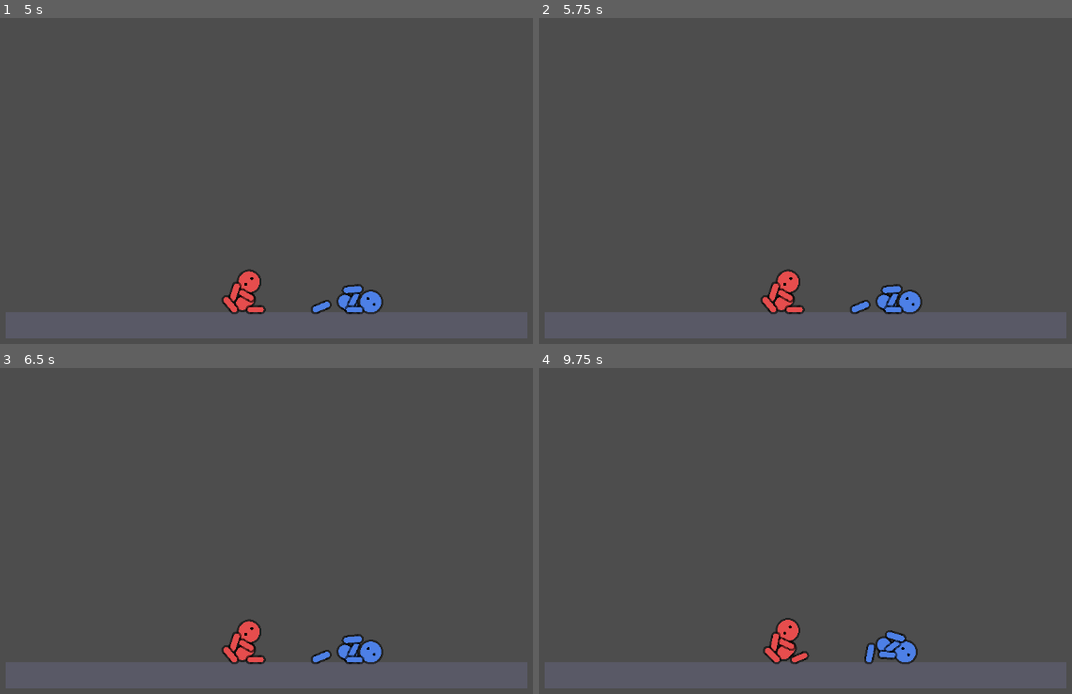
Above: before the commit, frames 1-4 (two rows, left to right).
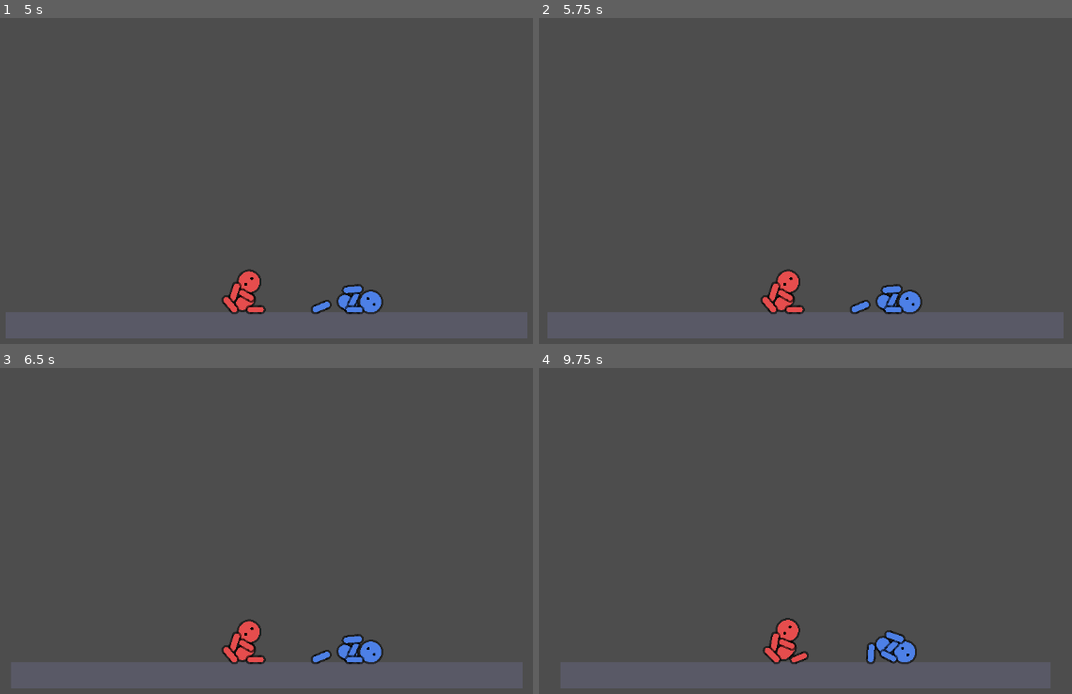
Above: after the commit, the same moments.

Repository: insukimee/-
Game: Godot game, scene res://scenes/Main.tscn
Two runs of this game, one before a commit and one after it. Both use one fixed random seed, a clock stepped at 60 frames per second and the inputs below.
Inputs:
- Up to frame 1 (5 s): tap Enter at 4.25 s
- Up to frame 2 (5.75 s): no input
- Up to frame 3 (6.5 s): no input
- Up to frame 4 (9.75 s): tap Space at 6.5, 8 s; tap Enter at 7.25, 9.5 s

Frame 1 is identical in both runs. In frame 2, less than 0.1% of the frame differs, in the area x 1-99%, y 77-99%; in frame 3, 0.1%; in frame 4, 0.7%.

Commit message:
Add narrowing-floor stage gimmick (M3, GDD 5-1)
Stage.gd now shrinks the floor's RectangleShape2D/ColorRect width
over time after an initial delay, down to a configurable minimum,
matching the GDD's top-priority stage gimmick.

Diff:
--- a/scripts/Stage.gd
+++ b/scripts/Stage.gd
@@ -1,15 +1,36 @@
 extends Node2D
 class_name Stage
 
-## 기본 스테이지: 바닥 + 낙사존
+## 기본 스테이지: 좁아지는 발판 + 낙사존
 ## 추후 컨베이어 벨트, 회전 장애물 등 기믹은 이 스크립트에 노드 추가로 확장
 
 @export var floor_width: float = 800.0
 @export var floor_height: float = 40.0
 
+## 좁아지는 발판 기믹 (GDD 5번 1순위)
+@export var narrowing_enabled: bool = true
+@export var narrow_delay: float = 5.0  # 좁아지기 시작까지 대기 시간(초)
+@export var narrow_speed: float = 10.0  # 초당 줄어드는 폭(px)
+@export var narrow_min_width: float = 160.0  # 최소 폭
+
+var _floor_shape: RectangleShape2D
+var _floor_visual: ColorRect
+var _narrow_elapsed: float = 0.0
+
 func _ready() -> void:
 	_build_floor()
 	_build_death_zone()
+
+func _process(delta: float) -> void:
+	if not narrowing_enabled or _floor_shape.size.x <= narrow_min_width:
+		return
+	_narrow_elapsed += delta
+	if _narrow_elapsed < narrow_delay:
+		return
+	var new_width: float = max(_floor_shape.size.x - narrow_speed * delta, narrow_min_width)
+	_floor_shape.size.x = new_width
+	_floor_visual.size.x = new_width
+	_floor_visual.position.x = -new_width / 2.0
 
 func _build_floor() -> void:
 	var floor_body := StaticBody2D.new()
@@ -27,6 +48,9 @@
 	floor_body.add_child(visual)
 
 	add_child(floor_body)
+
+	_floor_shape = rect
+	_floor_visual = visual
 
 func _build_death_zone() -> void:
 	# 스테이지 하단에 닿으면 탈락 처리하는 Area2D
Not shown, changed: GAME_README.md
